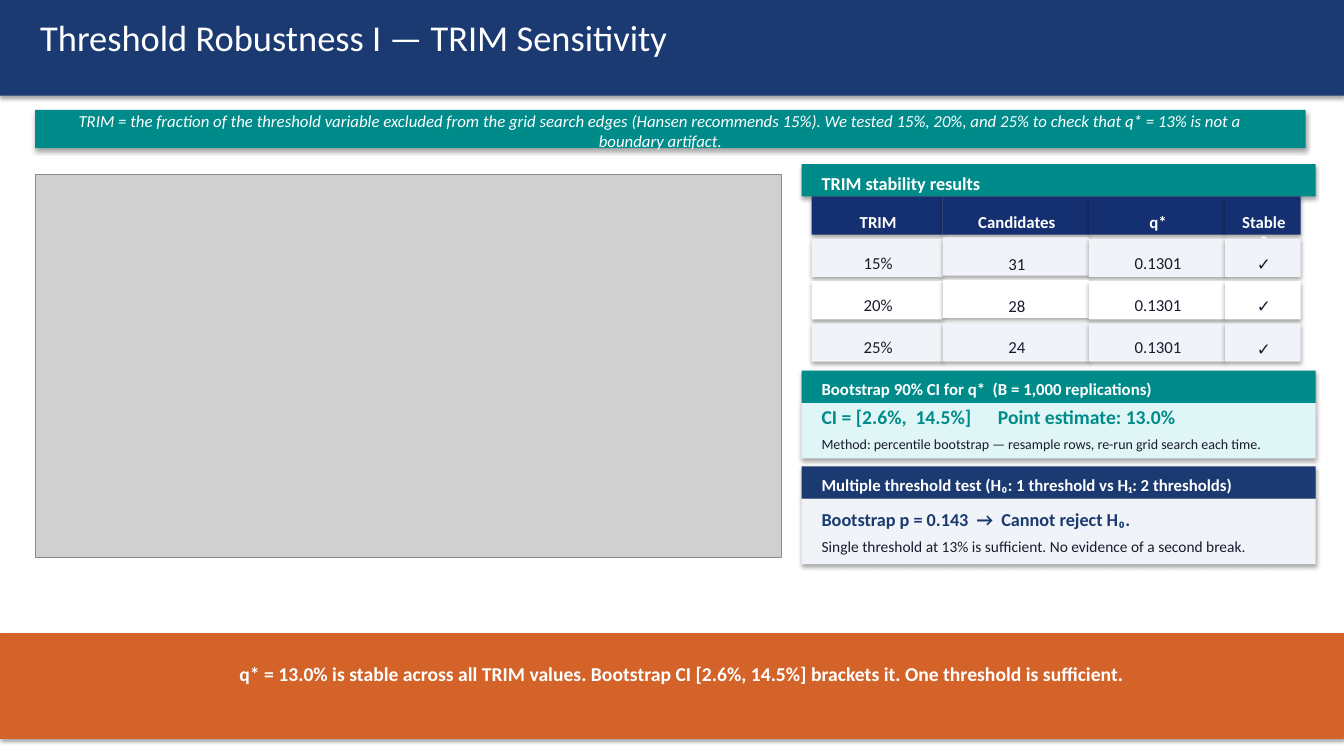
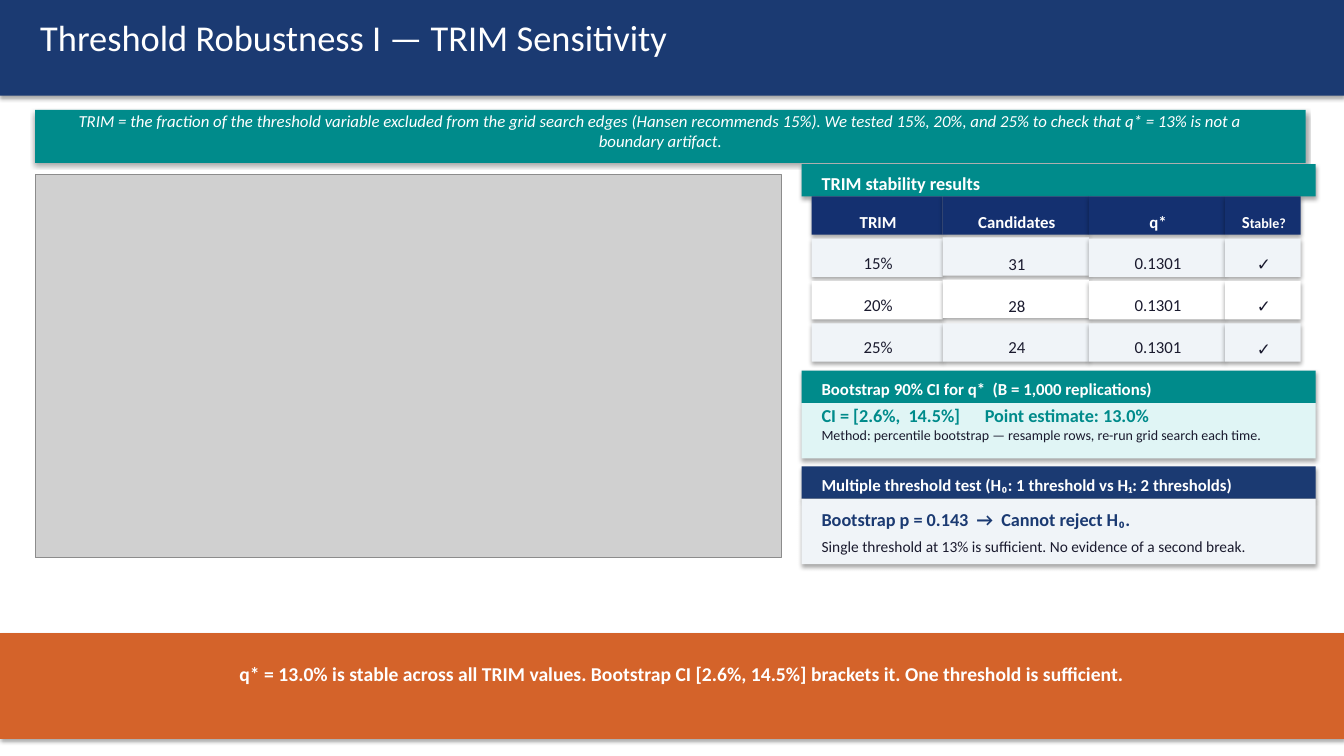
Before and after one commit to kimmireu0921/Stablecoins-and-the-Exorbitant-Privilege, a slide deck: slide 4 of presentations/0602_Stablecoin_Exorbitant_Privilege.pptx. Drawn at 1344x756 pixels with LibreOffice and Linux fonts; fonts in the diff are those of the drawing; grey boxes stand for pictures. Boxes give left, top, right and bottom in pixels: in the first picture for what was removed or moved away, otherwise in the second. Text is boxed around its words. In the diff, an @@ line names an element or a change of style, - is before the commit and + after.

Commit message:
fonts fixed

```diff
--- a/presentations/0602_Stablecoin_Exorbitant_Privilege.pptx
+++ b/presentations/0602_Stablecoin_Exorbitant_Privilege.pptx
@@ rectangle: place and size @@
-rectangle at (35, 110, 1306, 148)
+rectangle at (35, 110, 1306, 163)
@@ text "Stable?" at (1230, 207, 1298, 237): size 12 to 10 pt in "Stable?" @@
@@ text at (822, 408, 1260, 443): text changed @@
-CI = [2.6%, 14.5%] Point estimate: 13.0%
-Method: percentile bootstrap — resample rows, re-run grid search each time.
+CI = [2.6%, 14.5%] Point estimate: 13.0%
+Method: percentile bootstrap — resample rows, re-run grid search each time.
```
Also in this commit, not shown: 3 other slides changed.
